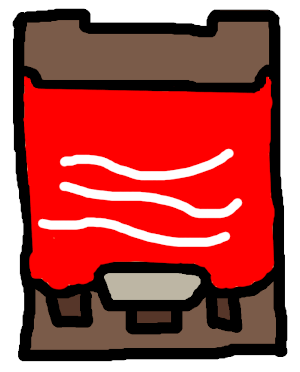
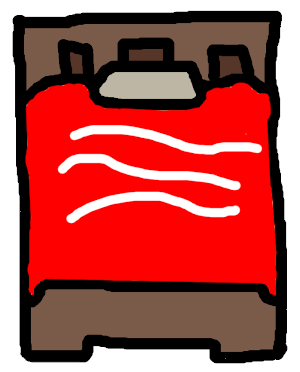
Layered file, before and after one edit (300px x 372px). Changes by layer:
removed layer "Pasted Layer" over [12, 8, 288, 364]
painted on "Background" over [12, 10, 288, 364]
